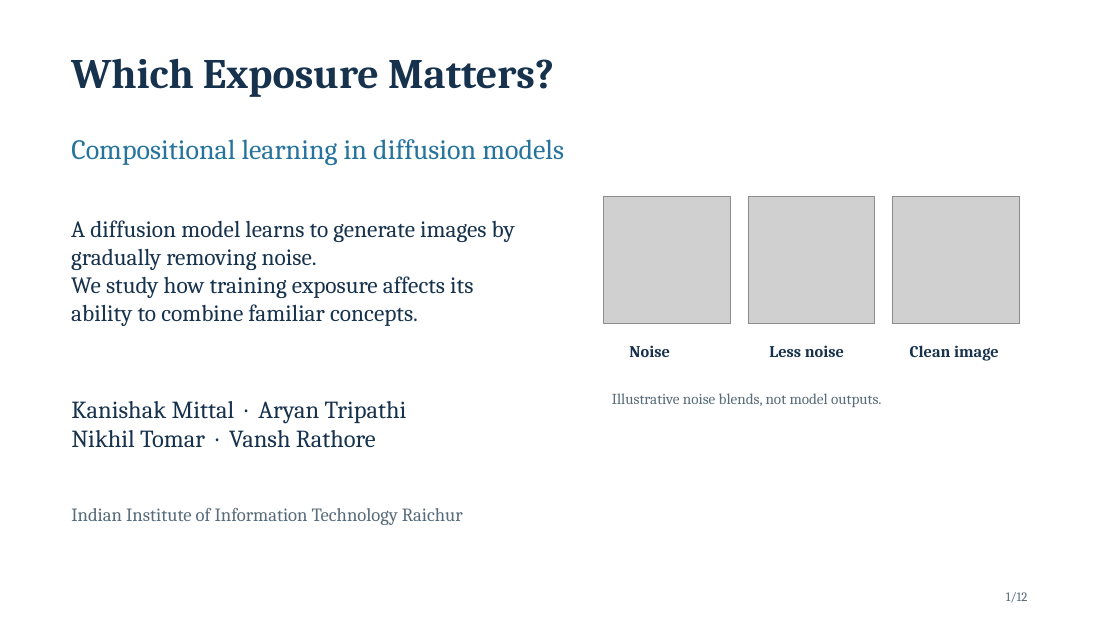
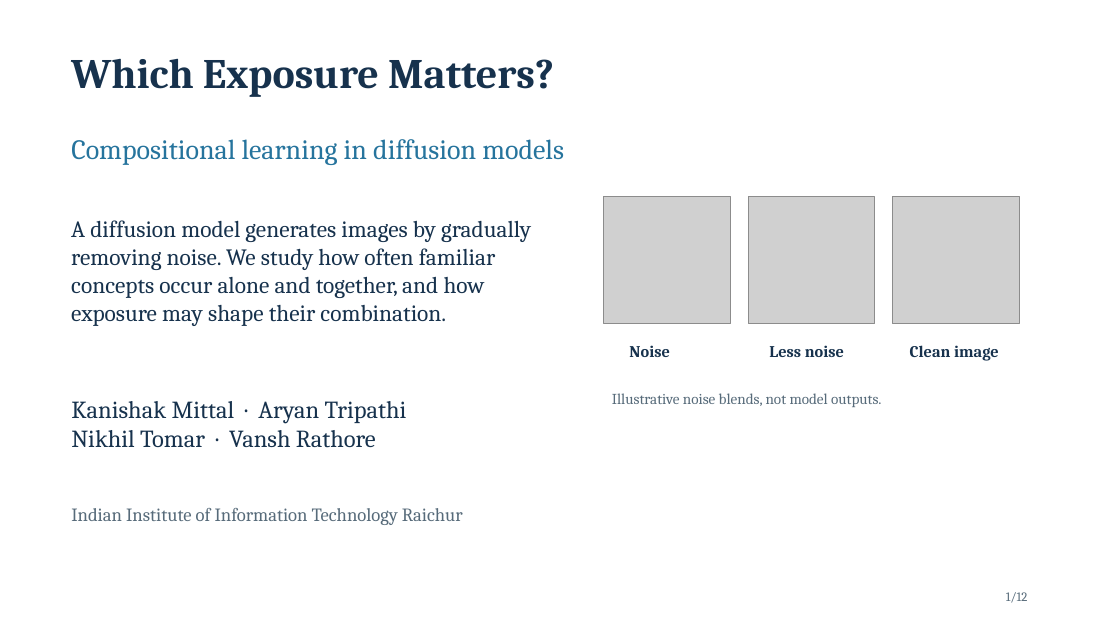
Before and after one commit to Space-Dev0/muadib, a slide deck: slide 1 of presentation/powerpoint/submission-final.pptx. Drawn at 1120x630 pixels with LibreOffice and Linux fonts; fonts in the diff are those of the drawing; grey boxes stand for pictures. Boxes give left, top, right and bottom in pixels: in the first picture for what was removed or moved away, otherwise in the second. Text is boxed around its words. In the diff, an @@ line names an element or a change of style, - is before the commit and + after.

```diff
--- a/presentation/powerpoint/submission-final.pptx
+++ b/presentation/powerpoint/submission-final.pptx
@@ text at (71,220,531,326): text changed @@
-A diffusion model learns to generate images by gradually removing noise.
-We study how training exposure affects its ability to combine familiar concepts.
+A diffusion model generates images by gradually removing noise. We study how often familiar concepts occur alone and together, and how exposure may shape their combination.
```
Also in this commit, not shown: 11 other slides changed, 1 other file.
